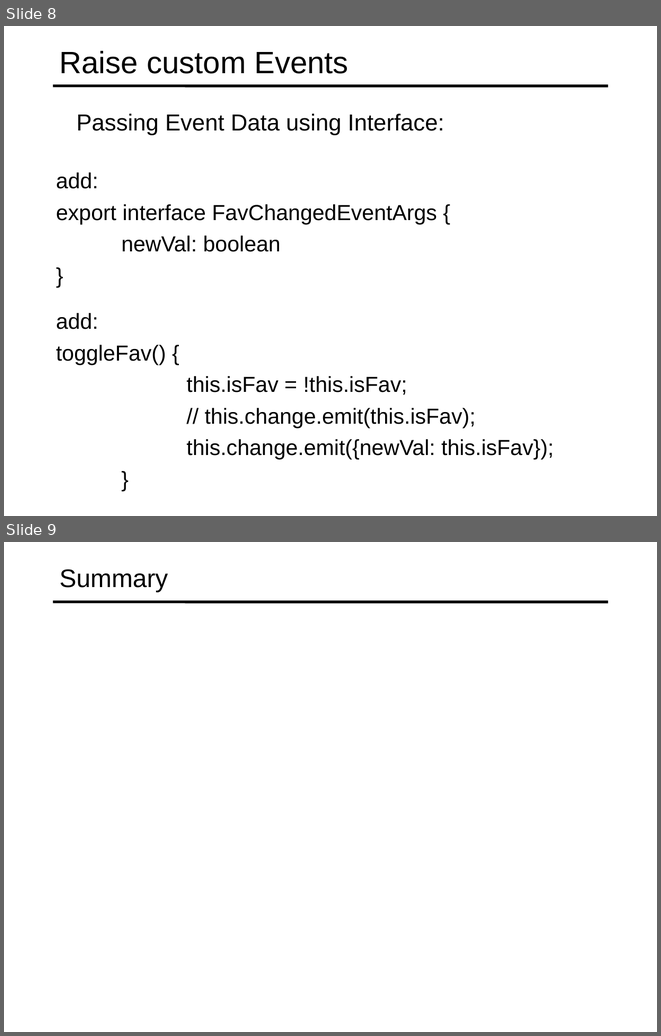
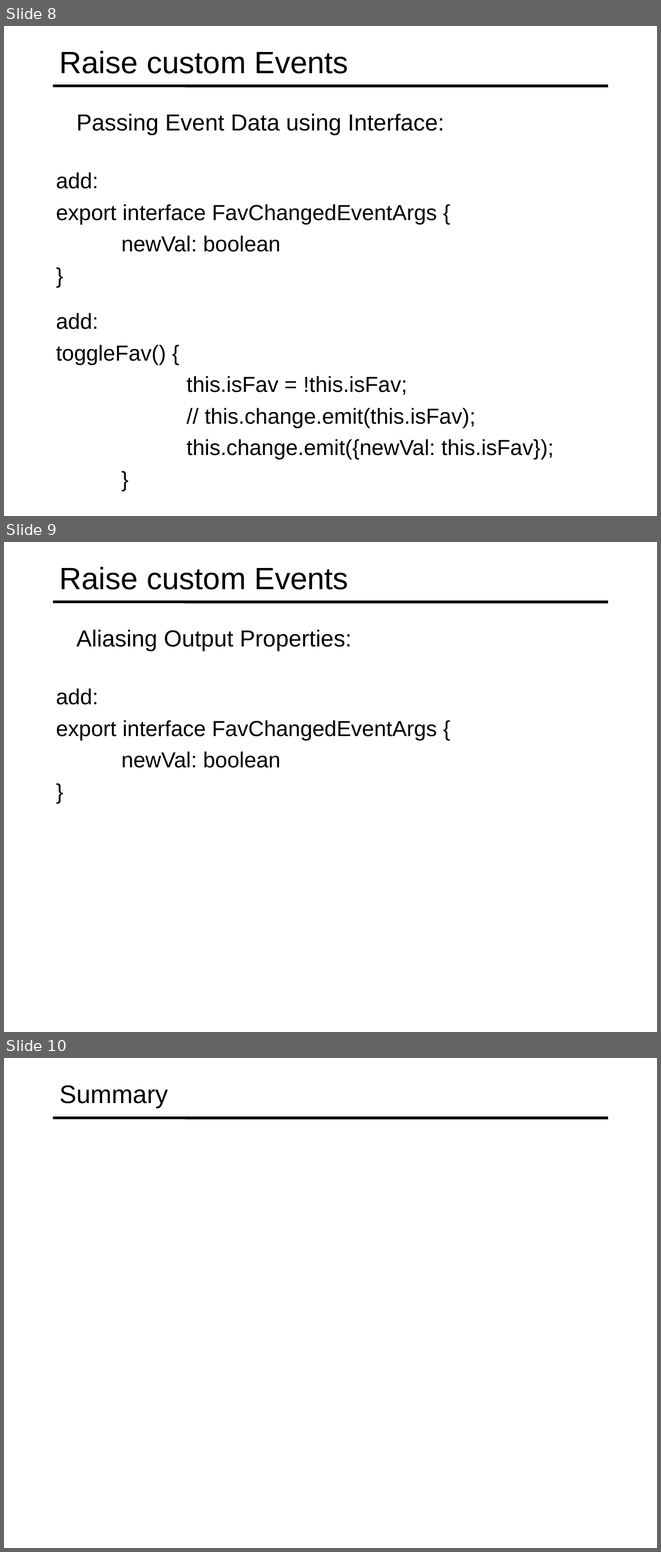
Before and after one commit to specter01wj/Jago_Link_Training, a slide deck: Angular/Angular7/Angular Advanced Course/Essentials/3.Building Re-usable Components/L3_Building Re-usable Components.ppt. Shown one above the other, each under a label of ours: slides 8 and 9 before the commit, slides 8, 9 and 10 after it. The pictures are 661x1036 and 661x1552 pixels, drawn with LibreOffice and Linux fonts; fonts in the diff are those of the drawing. Boxes give left, top, right and bottom in pixels: in the first picture for what was removed or moved away, otherwise in the second. Text is boxed around its words. In the diff, an @@ line names an element or a change of style, - is before the commit and + after.

Commit message:
09/05/2019 v1

```diff
--- a/Angular/Angular7/Angular Advanced Course/Essentials/3.Building Re-usable Components/L3_Building Re-usable Components.ppt
+++ b/Angular/Angular7/Angular Advanced Course/Essentials/3.Building Re-usable Components/L3_Building Re-usable Components.ppt
@@ slide 9 added at (x1=4, y1=542, x2=657, y2=1032), background #FFFFFF; not listed: 1 template element that a slide beside it also shows @@
@@ title added at (x1=60, y1=567, x2=348, y2=590), 34 pt, text #000000 @@
+Raise custom Events
@@ text added at (x1=77, y1=629, x2=352, y2=651), 25.5 pt, text #000000 @@
+  Aliasing Output Properties:
@@ text added at (x1=56, y1=688, x2=437, y2=768), 24 pt, text #000000 @@
+  add:
+  export interface FavChangedEventArgs {
+  newVal: boolean
+  }
@@ what was slide 9 is now slide 10 @@
```
